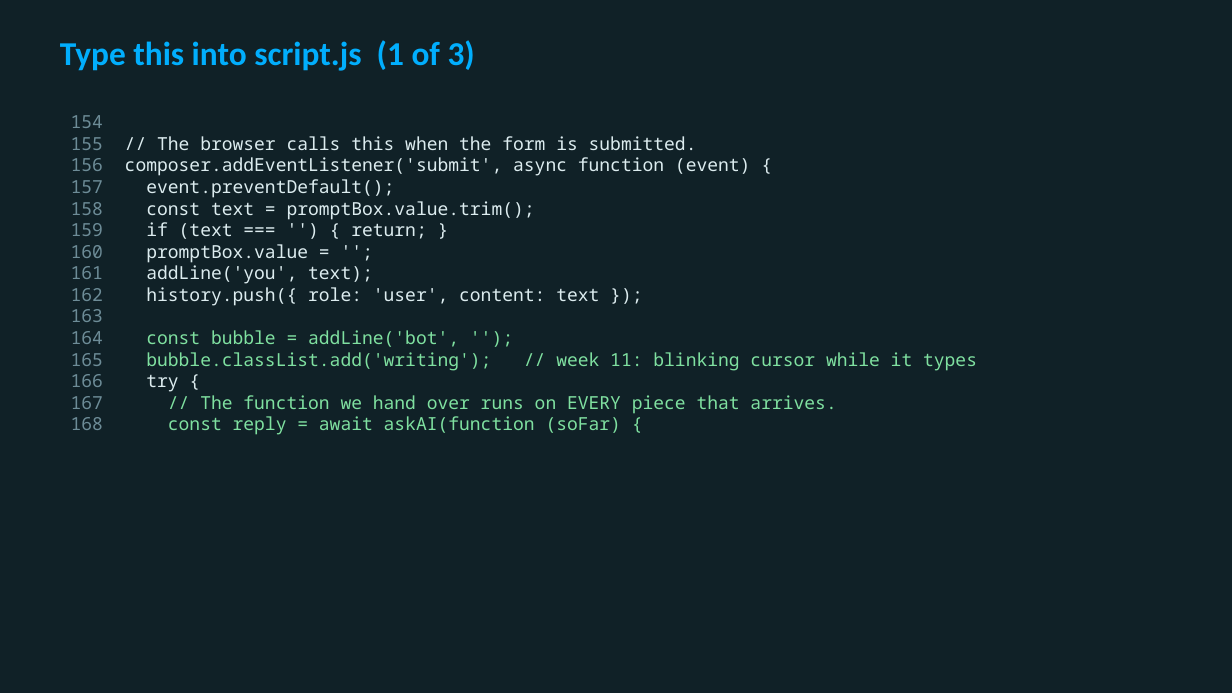
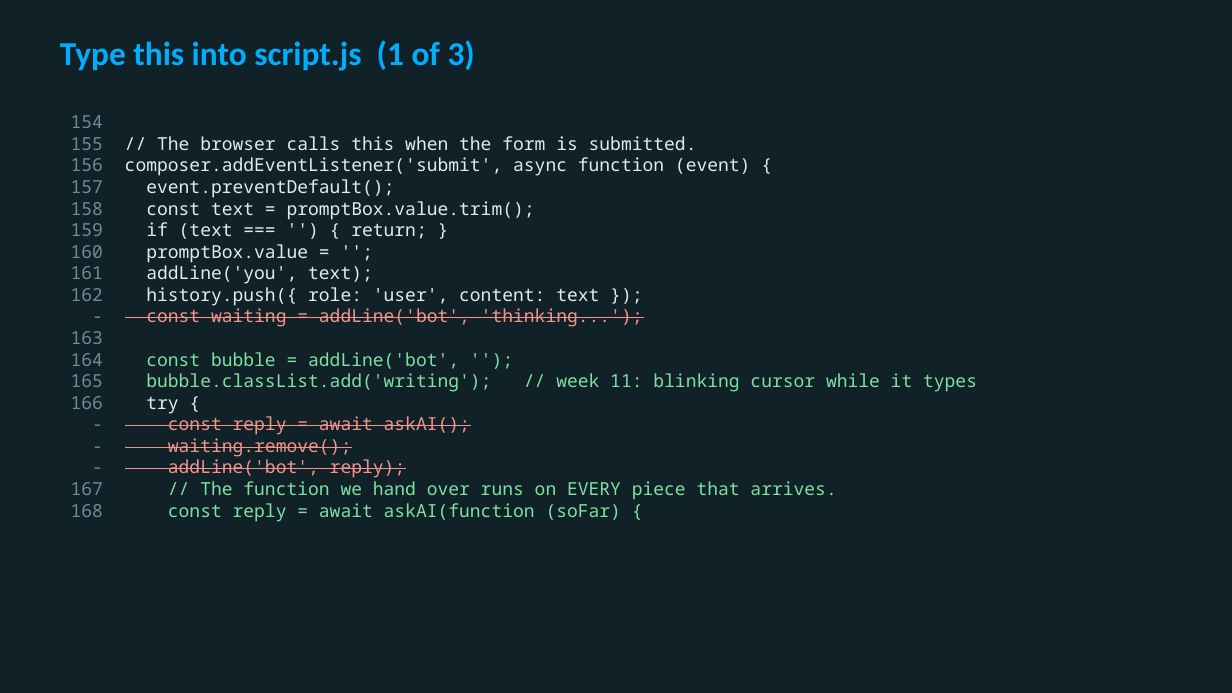
Before and after one commit to utgapps/utgapps.github.io, a slide deck: slide 13 of ai101/slides/week-11.pptx. Drawn at 1232x693 pixels with LibreOffice and Linux fonts; fonts in the diff are those of the drawing. Boxes give left, top, right and bottom in pixels: in the first picture for what was removed or moved away, otherwise in the second. Text is boxed around its words. In the diff, an @@ line names an element or a change of style, - is before the commit and + after.

```diff
--- a/ai101/slides/week-11.pptx
+++ b/ai101/slides/week-11.pptx
@@ text at (146,308,643,327): paragraph added @@
+- const waiting = addLine('bot', 'thinking...');
@@ text at (168,416,470,478): paragraphs added @@
+- const reply = await askAI();
+- waiting.remove();
+- addLine('bot', reply);
```
Also in this commit, not shown: 5 other slides changed, 36 other files.
